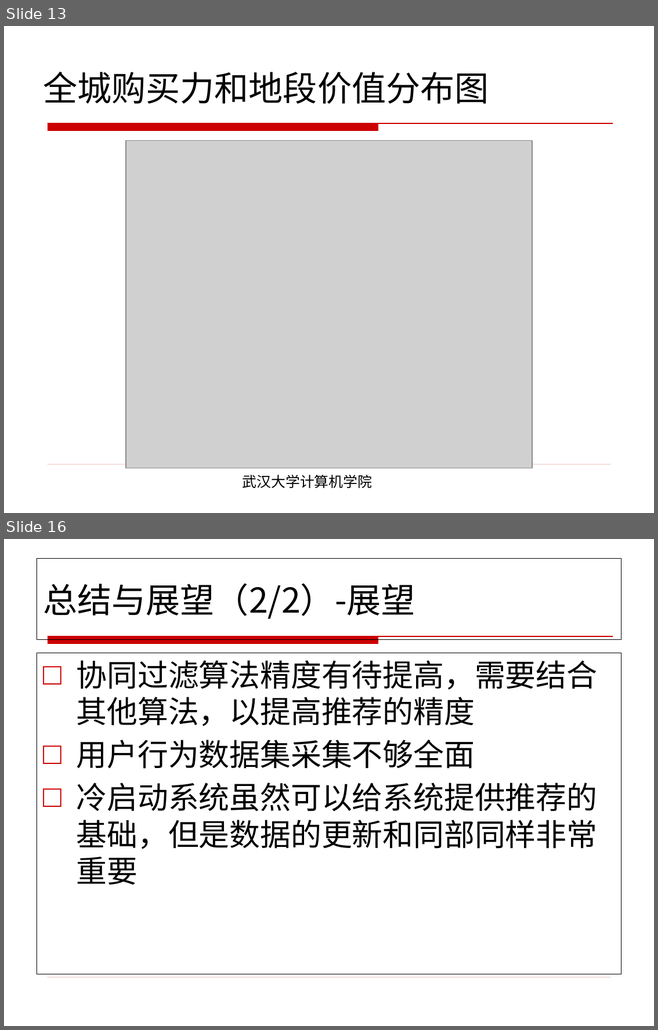
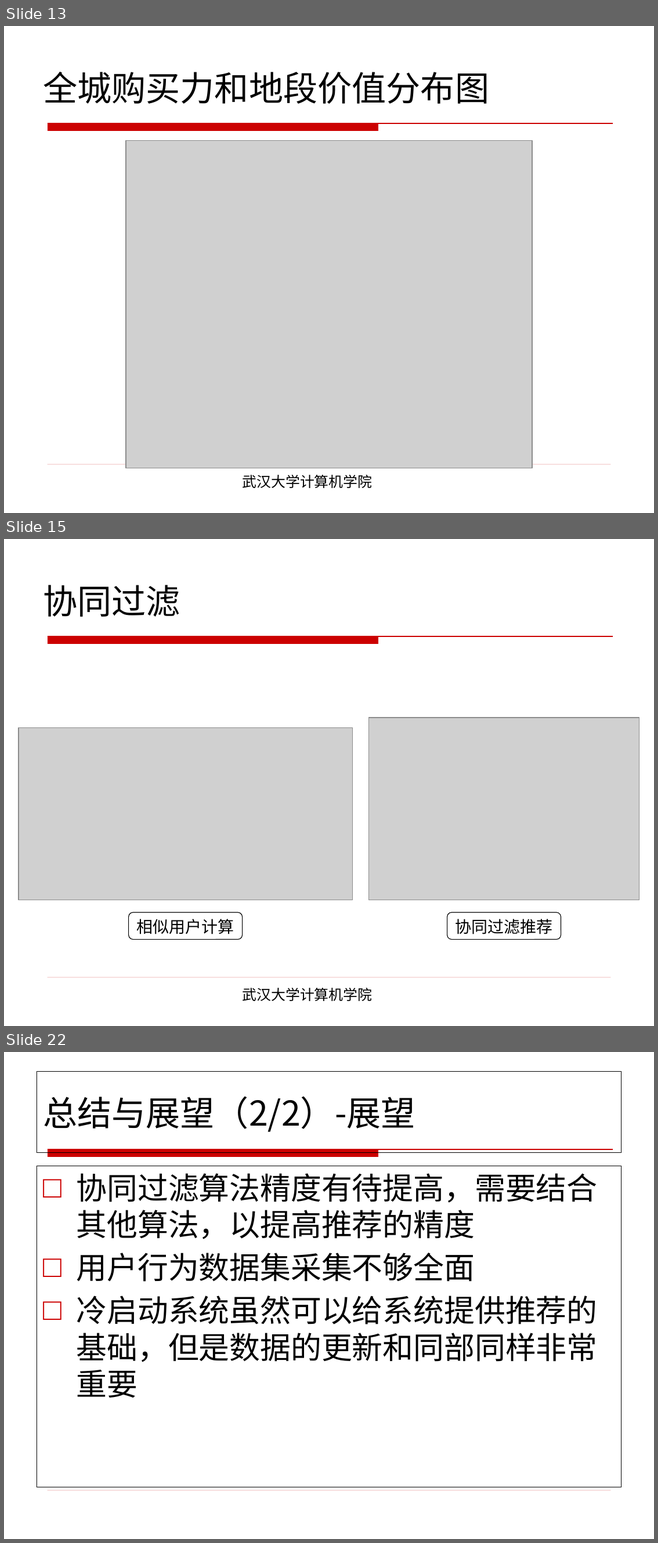
Before and after one commit to henryzhao/graduate, a slide deck: wy/王焰硕士论文答辩.pptx. Shown one above the other, each under a label of ours: slides 13 and 16 before the commit, slides 13, 15 and 22 after it; the slides between them are not shown. The pictures are 658x1030 and 658x1543 pixels, drawn with LibreOffice and Linux fonts; fonts in the diff are those of the drawing; grey boxes stand for pictures; background and template pictures are left out. Boxes give left, top, right and bottom in pixels: in the first picture for what was removed or moved away, otherwise in the second. Text is boxed around its words. In the diff, an @@ line names an element or a change of style, - is before the commit and + after.

```diff
--- a/wy/王焰硕士论文答辩.pptx
+++ b/wy/王焰硕士论文答辩.pptx
@@ slide 15 added at bbox=[4, 539, 654, 1026], background #FFFFFF; not listed: 2 template elements that a slide beside it also shows @@
@@ title added at bbox=[43, 585, 180, 617], 38 pt, text #000000 @@
+协同过滤
@@ picture added at bbox=[18, 727, 352, 900] @@
@@ picture added at bbox=[368, 718, 639, 900] @@
@@ rounded rectangle added at bbox=[129, 913, 242, 940], fill #FFFFFF, outline #000000 0.75 pt, 18 pt, text #000000 @@
+相似用户计算
@@ rounded rectangle added at bbox=[447, 913, 561, 940], fill #FFFFFF, outline #000000 0.75 pt, 18 pt, text #000000 @@
+协同过滤推荐
@@ text added at bbox=[242, 988, 372, 1001], 16 pt, text #000000 @@
+武汉大学计算机学院
@@ what was slide 16 is now slide 22 @@
```
Also in this commit, not shown: 3 slides changed, 5 other slides added, 5 other files.
